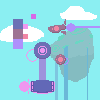
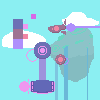
Layered file, before and after one edit (100×100). Changes by layer:
painted on "Clouds" over [0, 6, 99, 48]
